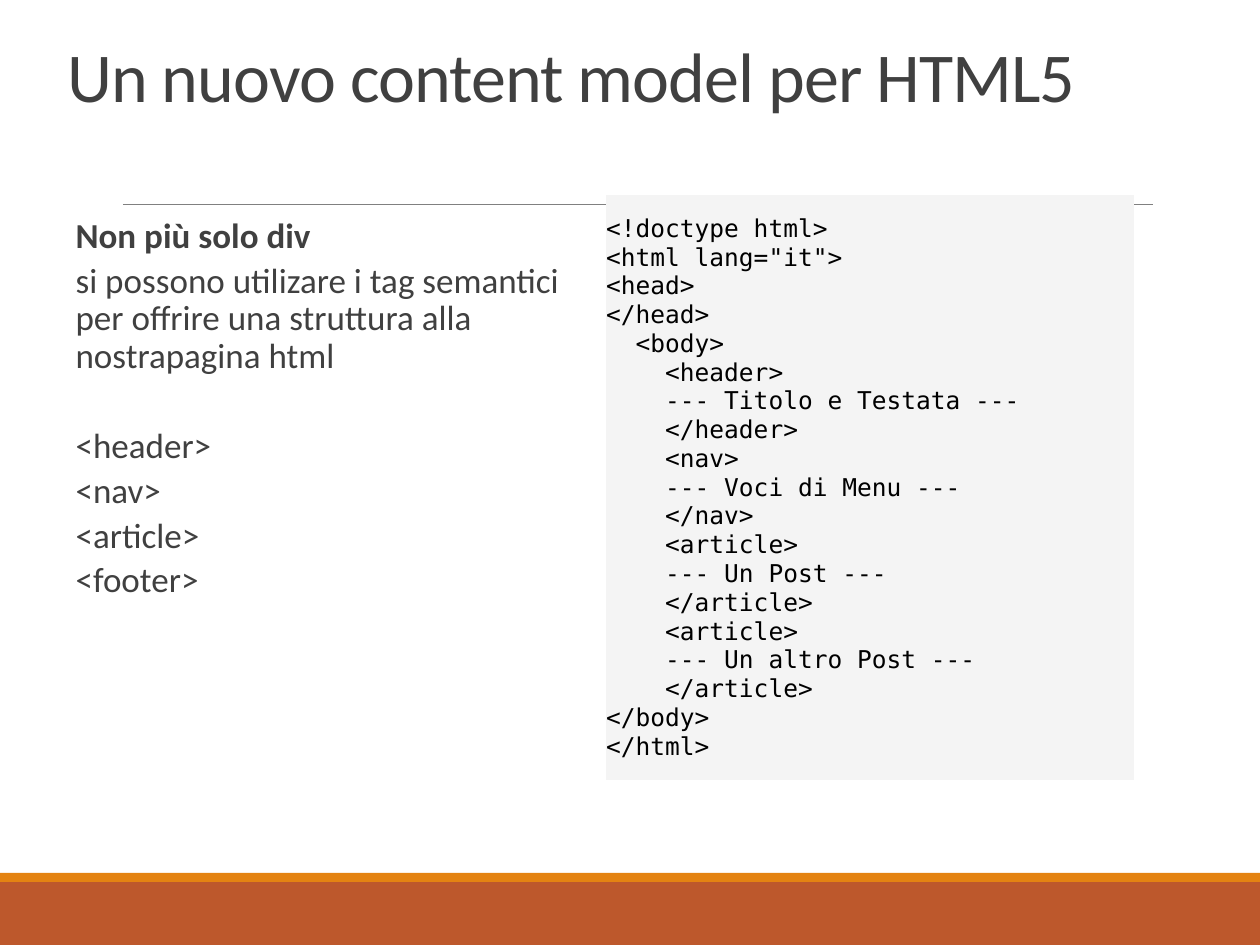
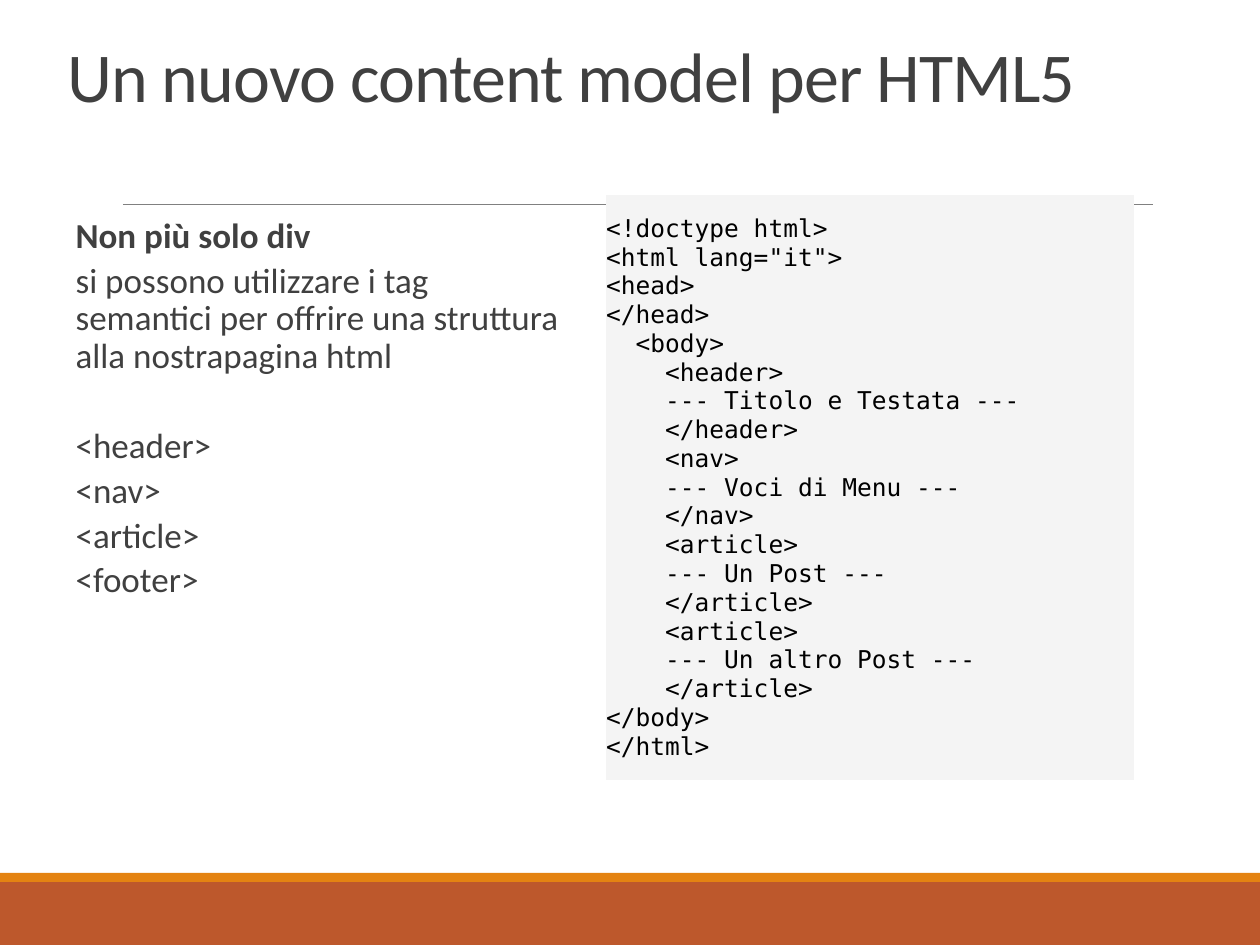
Before and after one commit to docentemaurocasadei/corso-magento-html-css, a slide deck: slide 112 of HTML5.pptx. Drawn at 1260x945 pixels with LibreOffice and Linux fonts; fonts in the diff are those of the drawing. Boxes give left, top, right and bottom in pixels: in the first picture for what was removed or moved away, otherwise in the second. Text is boxed around its words. In the diff, an @@ line names an element or a change of style, - is before the commit and + after.

Commit message:
lezione 4 - html

```diff
--- a/HTML5.pptx
+++ b/HTML5.pptx
@@ text at [76, 268, 559, 374]: text changed @@
-  si possono utilizare i tag semantici per offrire una struttura alla nostrapagina html
+  si possono utilizzare i tag semantici per offrire una struttura alla nostrapagina html
```
Also in this commit, not shown: 5 other slides changed, 1 slide added, 2 other files.
